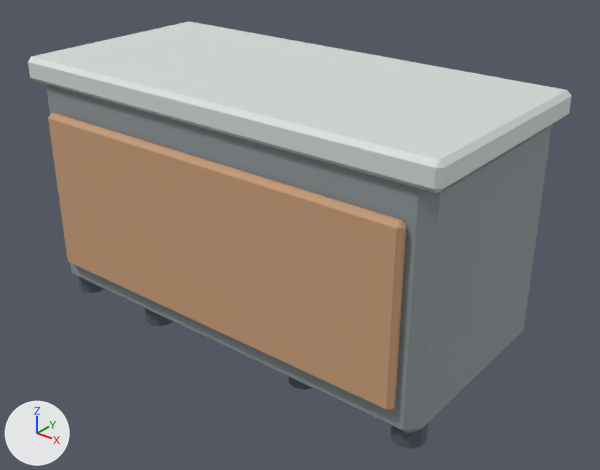
Before and after pictures for a commit that changed the Blender file assets/blender/equipment/kitchen_equipment.blend.
The view is the same before and after, from a 50 mm camera at (2.2, -2.62, 2.09) aimed at (0.11, 0.0, 0.46). The axes (+X, +Y, +Z) are drawn at lower left. The lights are the same throughout. The older version comes first. The same objects are shown in both versions, whatever each file hides.

Objects in the first picture: 'assembly_level_1:body', 'assembly_level_1:front-panel', 'assembly_level_1:leg:0.9400000000000001:-0.38', 'assembly_level_1:top' and 3 more.
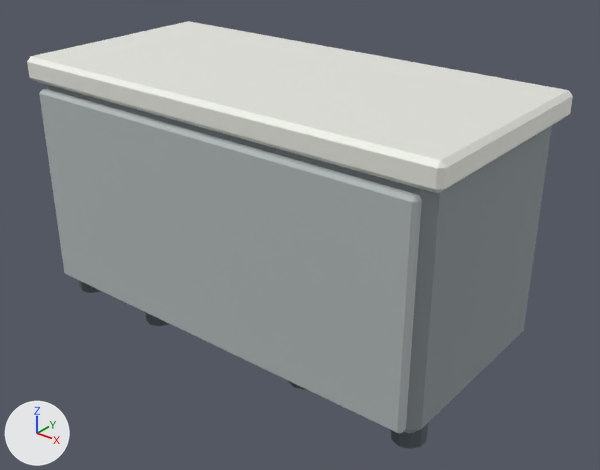
Where the newer file only moved an object's origin or applied its transform, the numbers keep the older frame.

Changed parts and their boxes (x1, y1, x2, y2) in the pictures (600 x 470 px):
'assembly_level_1:front-panel', recoloured, rescaled (7% wider, 16% taller)
    before: (48, 113, 406, 411)
    after: (39, 89, 422, 434)

Patch to the scene script:
```diff
--- a/assets/blender/equipment/kitchen_equipment.blend.py
+++ b/assets/blender/equipment/kitchen_equipment.blend.py
@@ me_cube_307 @@
 # used by ob_assembly_level_1_front_panel; parent = ob_assembly_level_1_root; location = (0.0, -0.5, 0.57)
-me_cube_307.from_pydata(...)  # 8 vertices, 6 faces; spans x -0.94..0.94, y -0.03..0.03, z -0.38..0.38
-me_cube_307.materials.append(mat_bb_wood_mid)  # brown #cba07c
+me_cube_307.from_pydata(...)  # 8 vertices, 6 faces; spans x -0.99..0.99, y -0.03..0.03, z -0.47..0.47
+# me_cube_307 part 1: the whole mesh is scaled about its middle by (1.05, 1, 1.24)
+me_cube_307.materials.append(mat_bb_steel_mid)  # light grey #bfc5c5
@@ ob_assembly_level_1_front_panel @@
 ob_assembly_level_1_front_panel.parent = ob_assembly_level_1_root
-ob_assembly_level_1_front_panel.location = (0.0, -0.5, 0.57)
+ob_assembly_level_1_front_panel.location = (0.0, -0.495, 0.58)
 _m = ob_assembly_level_1_front_panel.modifiers.new('Pixel bevel', 'BEVEL')
```
